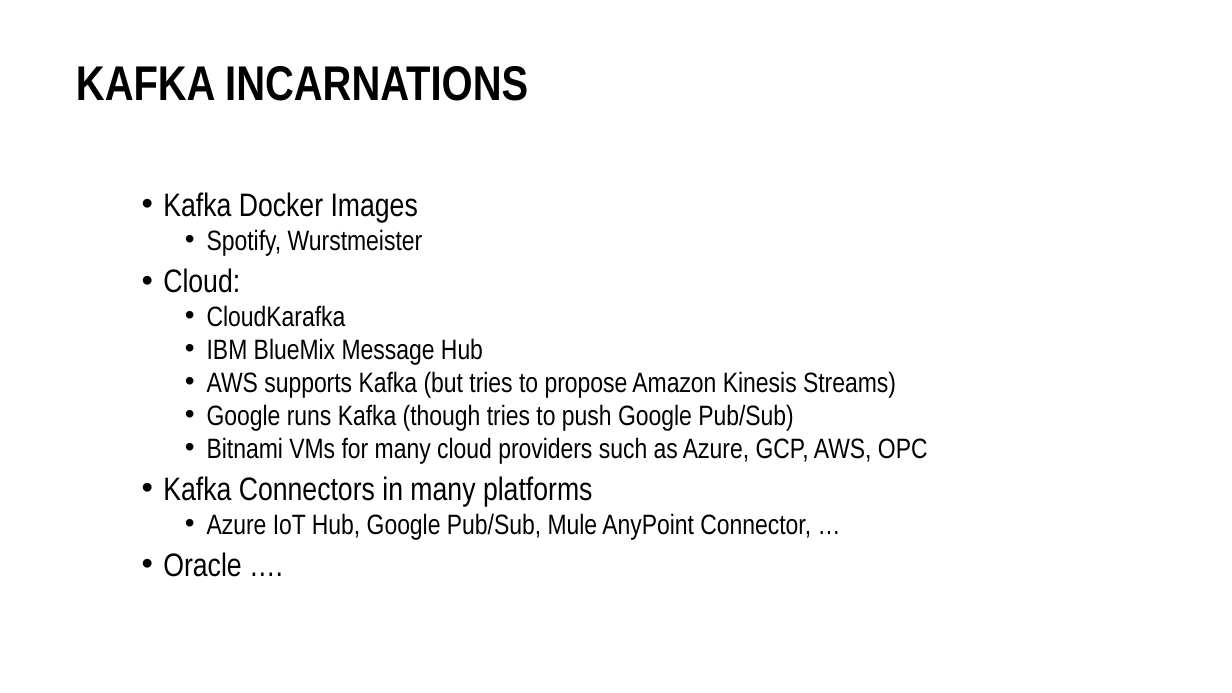
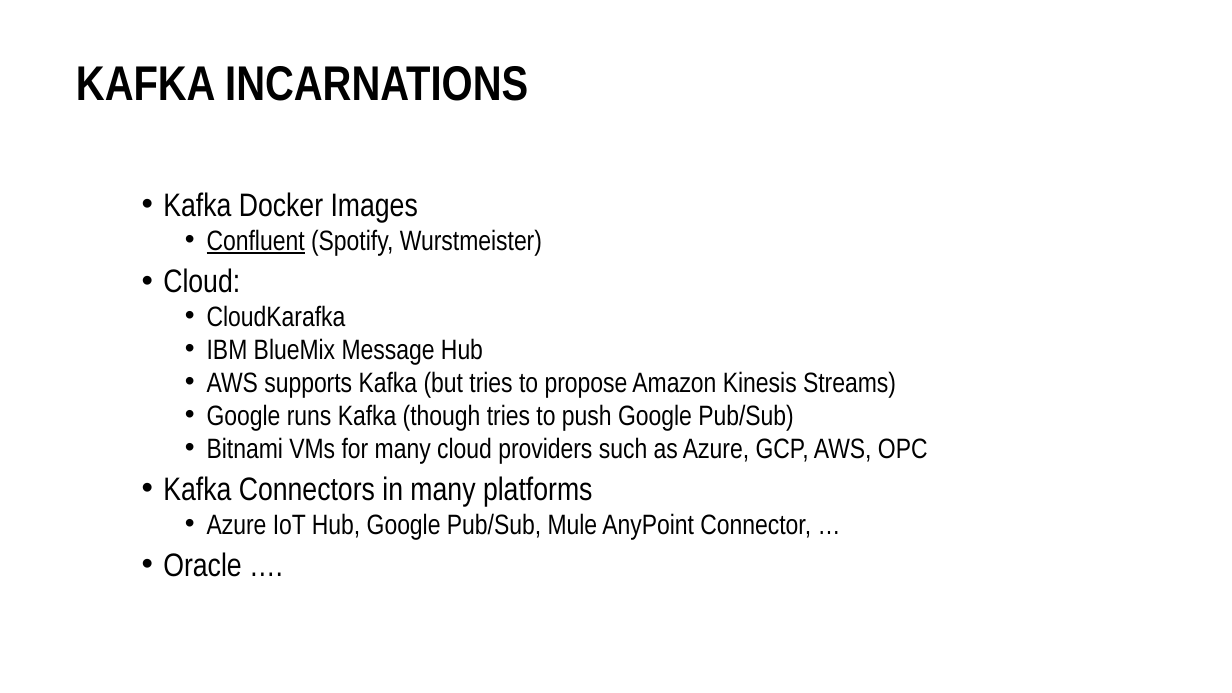
Before and after one commit to MaartenSmeets/kafka-workshop, a slide deck: slide 21 of Kafka_SIG_09feb2017.pptx (slide 23 before the commit). Drawn at 1232x693 pixels with LibreOffice and Linux fonts; fonts in the diff are those of the drawing; background and template pictures are left out. Boxes give left, top, right and bottom in pixels: in the first picture for what was removed or moved away, otherwise in the second. Text is boxed around its words. In the diff, an @@ line names an element or a change of style, - is before the commit and + after.

Commit message:
Adding slides on under the hood details (consuming, producing, partitioning, cluster). ecosystem - connect, streams, confluent
Still TODO:
some architecture

```diff
--- a/Kafka_SIG_09feb2017.pptx
+++ b/Kafka_SIG_09feb2017.pptx
@@ text at <box>207,229,542,256</box>: text changed @@
-  • Spotify, Wurstmeister
+  • Confluent (Spotify, Wurstmeister)
```
Also in this commit, not shown: 6 other slides changed, 9 slides added, 3 slides removed.
